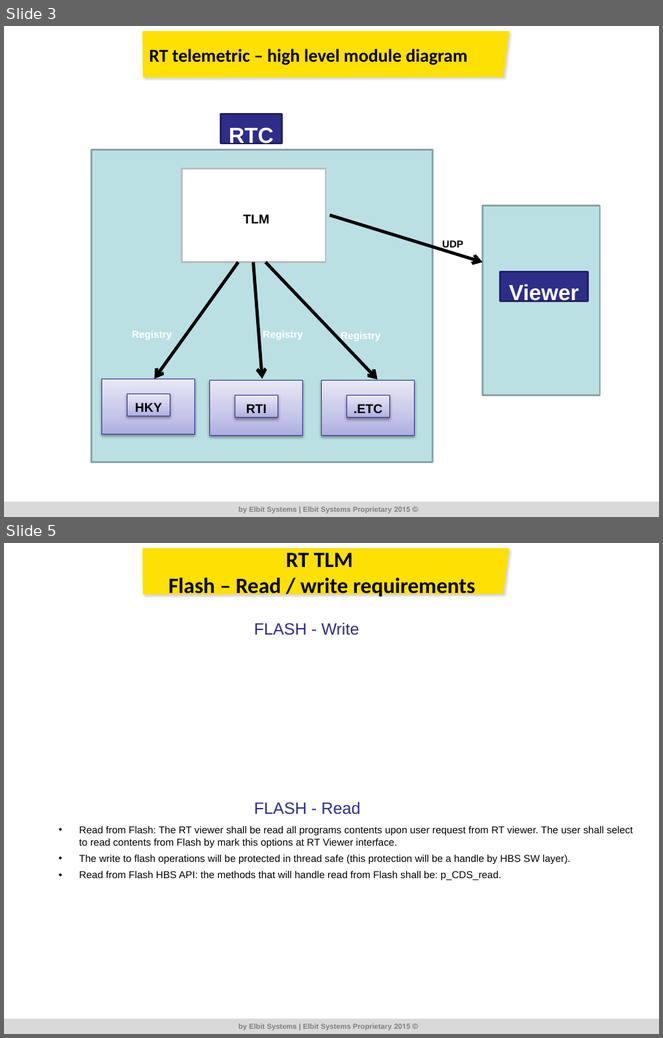
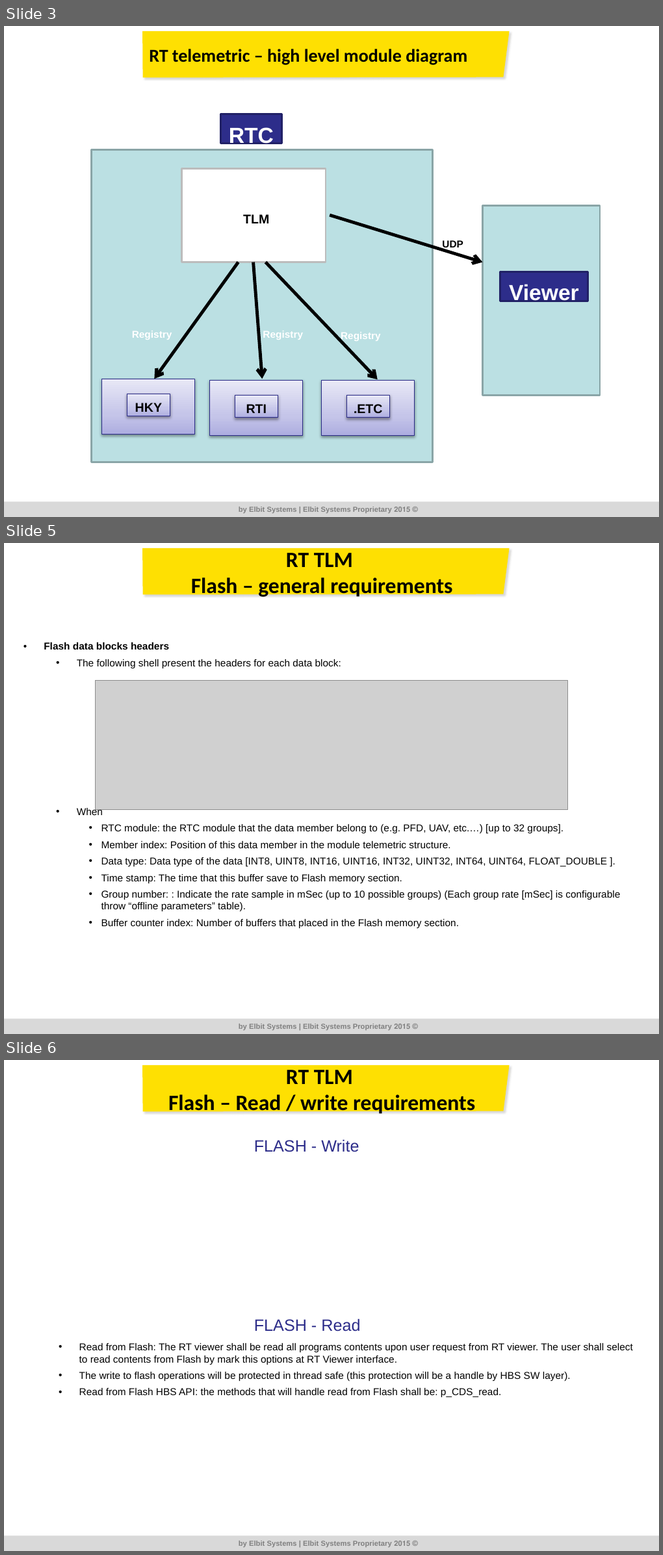
Before and after one commit to RoeeZinoueCommIT/Elbit_Telemetric, a slide deck: DR/DR/ALPstar_TLM_DR_1_003.pptx. Shown one above the other, each under a label of ours: slides 3 and 5 before the commit, slides 3, 5 and 6 after it; the slides between them are not shown. The pictures are 663x1038 and 663x1555 pixels, drawn with LibreOffice and Linux fonts; fonts in the diff are those of the drawing; grey boxes stand for pictures; background and template pictures are left out. Boxes give left, top, right and bottom in pixels: in the first picture for what was removed or moved away, otherwise in the second. Text is boxed around its words. In the diff, an @@ line names an element or a change of style, - is before the commit and + after.

```diff
--- a/DR/DR/ALPstar_TLM_DR_1_003.pptx
+++ b/DR/DR/ALPstar_TLM_DR_1_003.pptx
@@ slide 5 added at <box>4,543,659,1034</box>, background #FFFFFF at 68% opacity; not listed: 4 template elements that a slide beside it also shows @@
@@ title added at <box>191,553,452,598</box>, 24 pt, text #000000, bold @@
+RT TLM
+Flash – general requirements
@@ text added at <box>44,642,620,929</box>, 11 pt, text #000000 @@
+• Flash data blocks headers
+  • The following shell present the headers for each data block:
+  • When
+    • RTC module: the RTC module that the data member belong to (e.g. PFD, UAV, etc.…) [up to 32 groups].
+    • Member index: Position of this data member in the module telemetric structure.
+    • Data type: Data type of the data [INT8, UINT8, INT16, UINT16, INT32, UINT32, INT64, UINT64, FLOAT_DOUBLE ].
+    • Time stamp: The time that this buffer save to Flash memory section.
+    • Group number: : Indicate the rate sample in mSec (up to 10 possible groups) (Each group rate [mSec] is configurable throw “offline parameters” table).
+    • Buffer counter index: Number of buffers that placed in the Flash memory section.
@@ picture added at <box>95,680,568,809</box> @@
@@ what was slide 5 is now slide 6 @@
```
Also in this commit, not shown: 2 slides changed, 1 other slide added, 6 other files.
